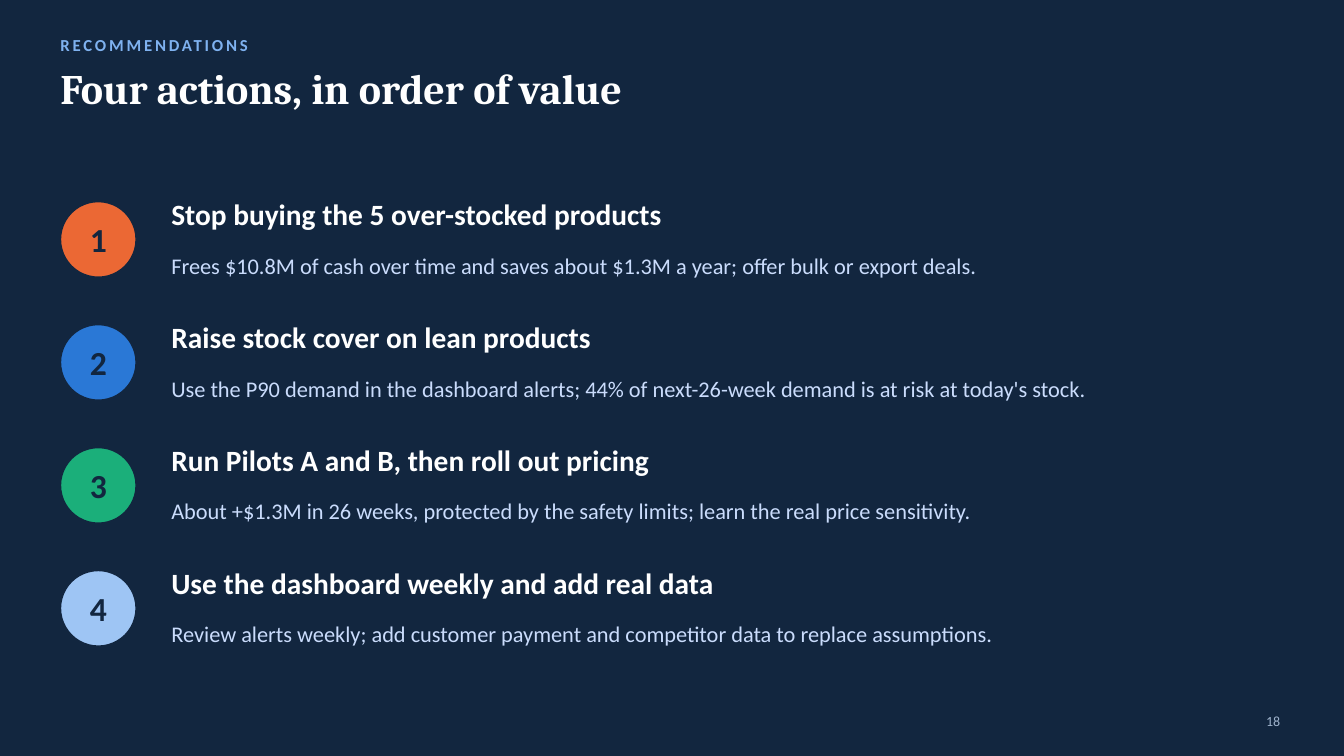
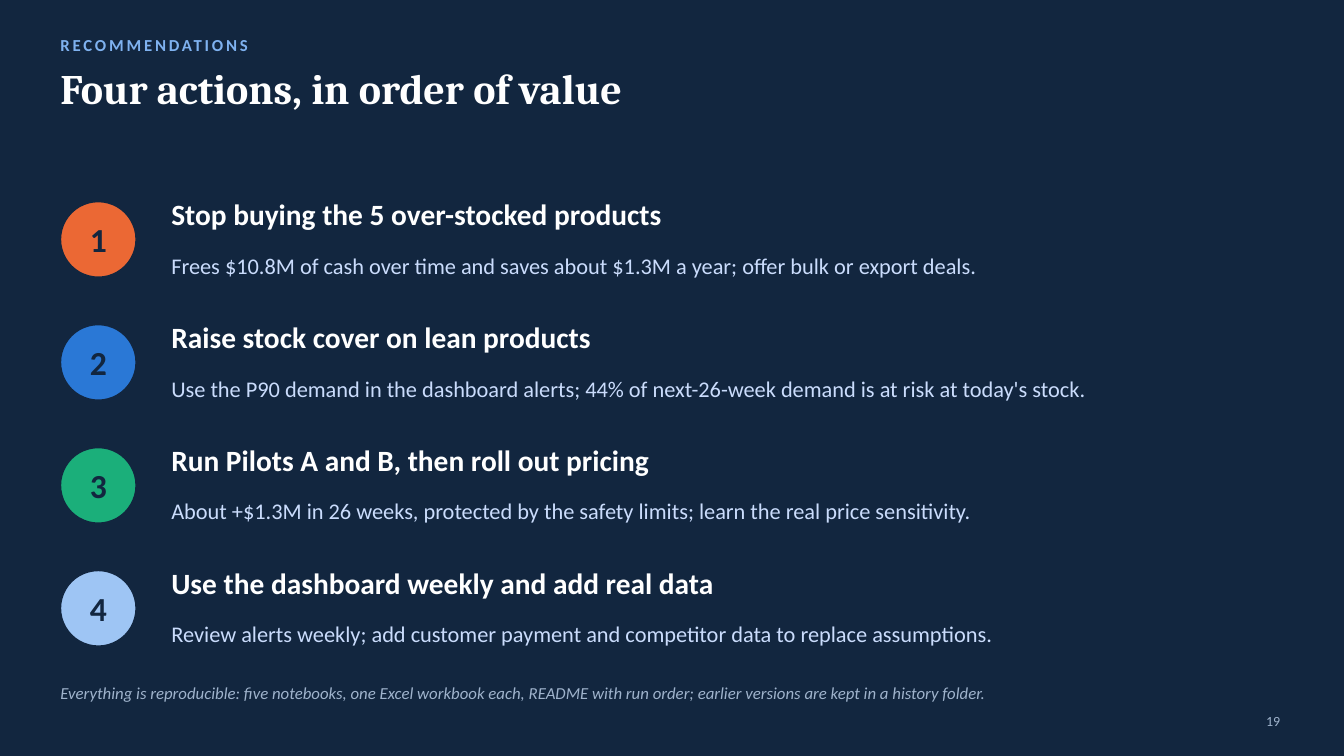
Before and after one commit to hrnademi/Technical_Assessment_HamidrezaNademi, a slide deck: slide 19 of Armani_Data_Science_Presentation.pptx (slide 18 before the commit). Drawn at 1344x756 pixels with LibreOffice and Linux fonts; fonts in the diff are those of the drawing. Boxes give left, top, right and bottom in pixels: in the first picture for what was removed or moved away, otherwise in the second. Text is boxed around its words. In the diff, an @@ line names an element or a change of style, - is before the commit and + after.

```diff
--- a/Armani_Data_Science_Presentation.pptx
+++ b/Armani_Data_Science_Presentation.pptx
@@ text added at [60, 687, 985, 702], 12 pt, text #9FB3CC, italic @@
+Everything is reproducible: five notebooks, one Excel workbook each, README with run order; earlier versions are kept in a history folder.
@@ page number at [1266, 717, 1280, 726]: text changed @@
-18
+19
```
Also in this commit, not shown: 7 other slides changed, 5 slides added, 5 slides removed, 1 other file.
